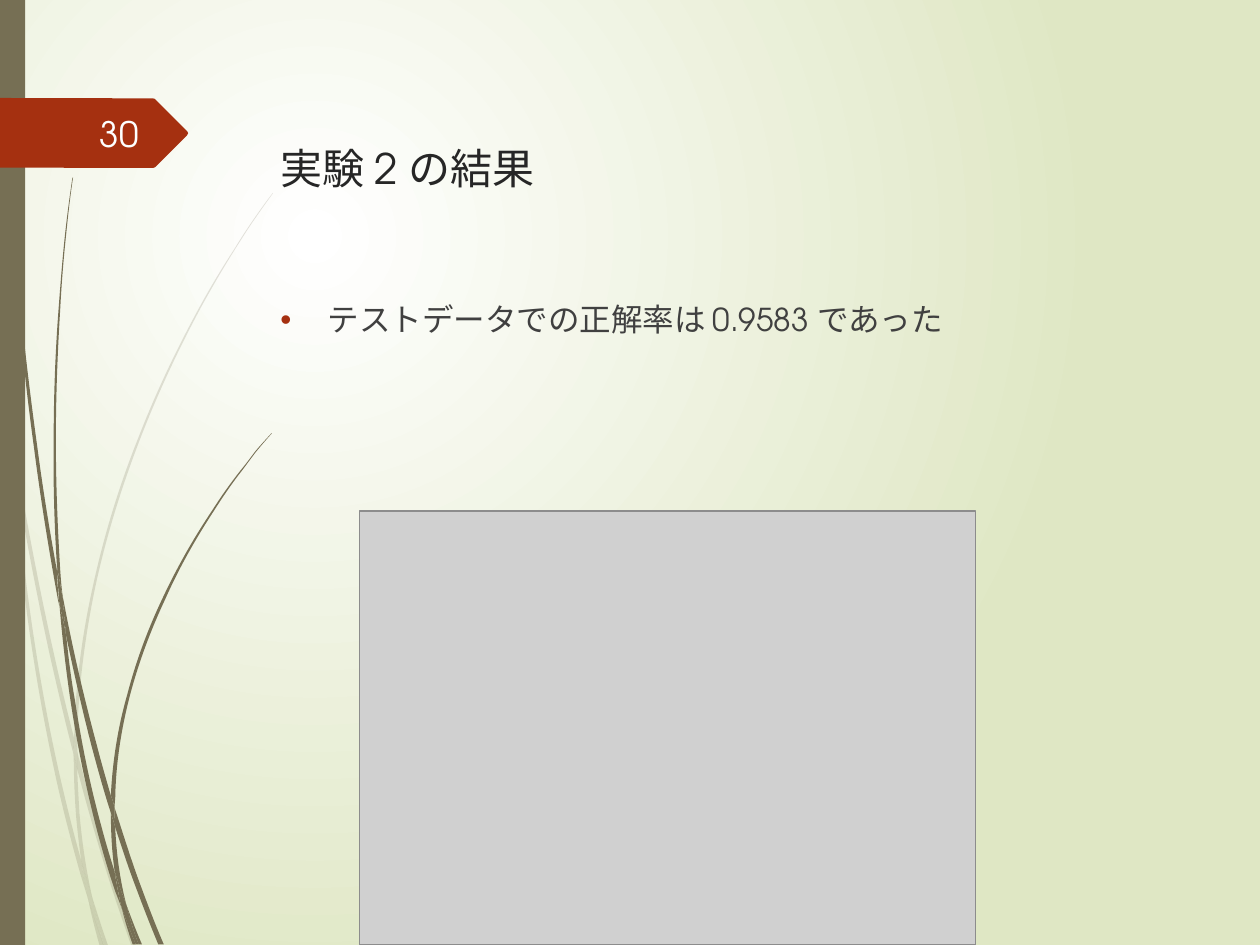
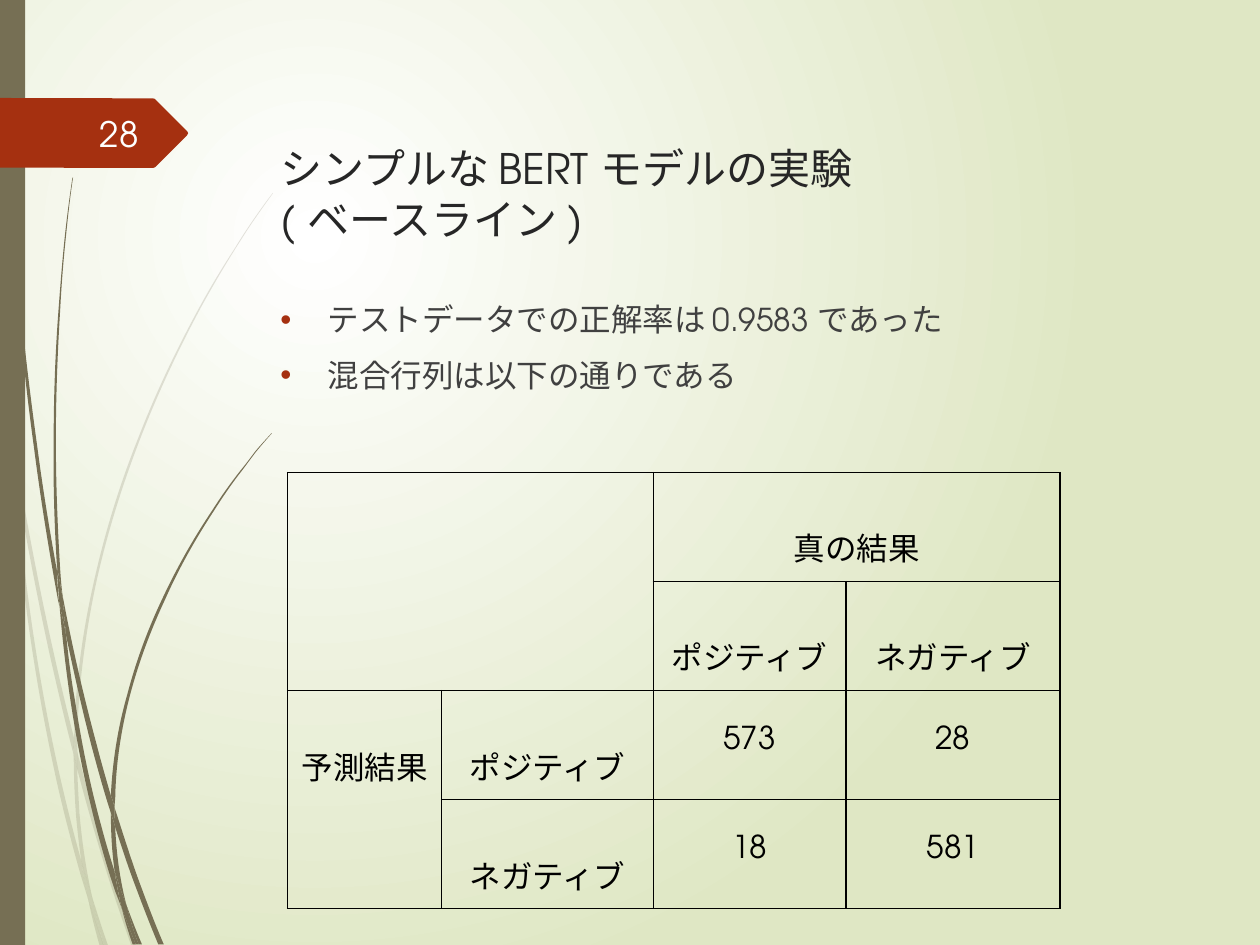
Before and after one commit to yuuki-kusumoto/kusumoto, a slide deck: slide 28 of 2021_prsn_2nd/後期研究発表会.pptx (slide 30 before the commit). Drawn at 1260x945 pixels with LibreOffice and Linux fonts; fonts in the diff are those of the drawing; grey boxes stand for pictures. Boxes give left, top, right and bottom in pixels: in the first picture for what was removed or moved away, otherwise in the second. Text is boxed around its words. In the diff, an @@ line names an element or a change of style, - is before the commit and + after.

```diff
--- a/2021_prsn_2nd/後期研究発表会.pptx
+++ b/2021_prsn_2nd/後期研究発表会.pptx
@@ page number at (100, 120, 139, 148): text changed @@
-30
+28
@@ title at (281, 148, 852, 237): text changed @@
-実験 2 の結果
+シンプルな BERT モデルの実験
+( ベースライン )
@@ text at (328, 360, 737, 390): paragraph added @@
+• 混合行列は以下の通りである
@@ table added at (287, 472, 1060, 908), 4 rows, 4 columns @@
+ |  | 真の結果 | 
+ |  | ポジティブ | ネガティブ
+予測結果 | ポジティブ | 573 | 28
+ | ネガティブ | 18 | 581
@@ picture removed at (359, 510, 975, 945) @@
```
Also in this commit, not shown: 28 other slides changed, 2 slides added, 1 slide removed, 1 other file.
